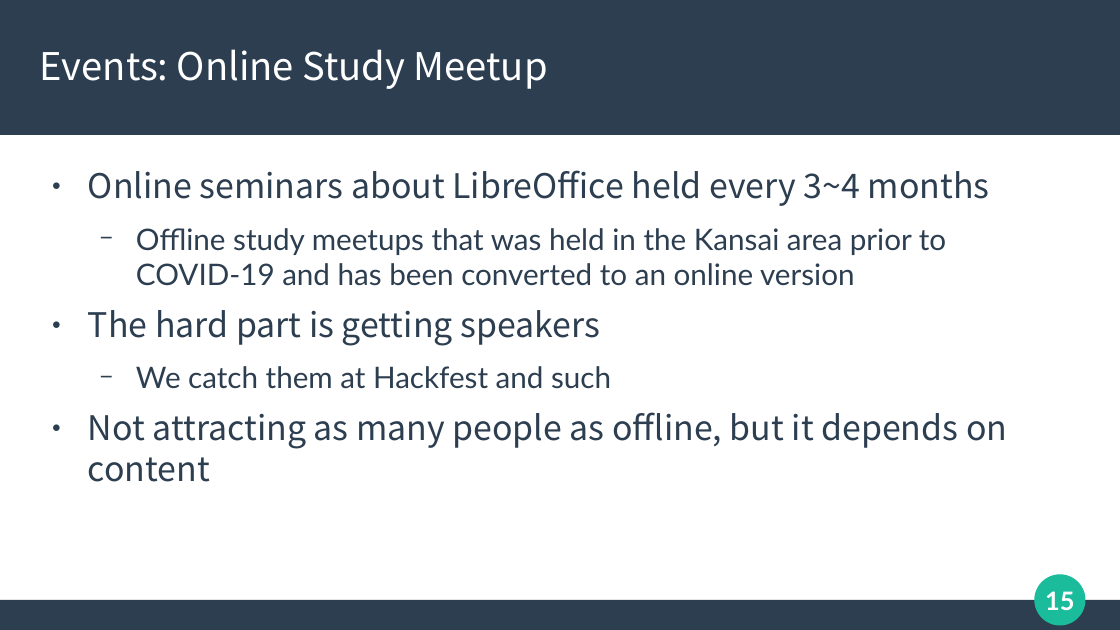
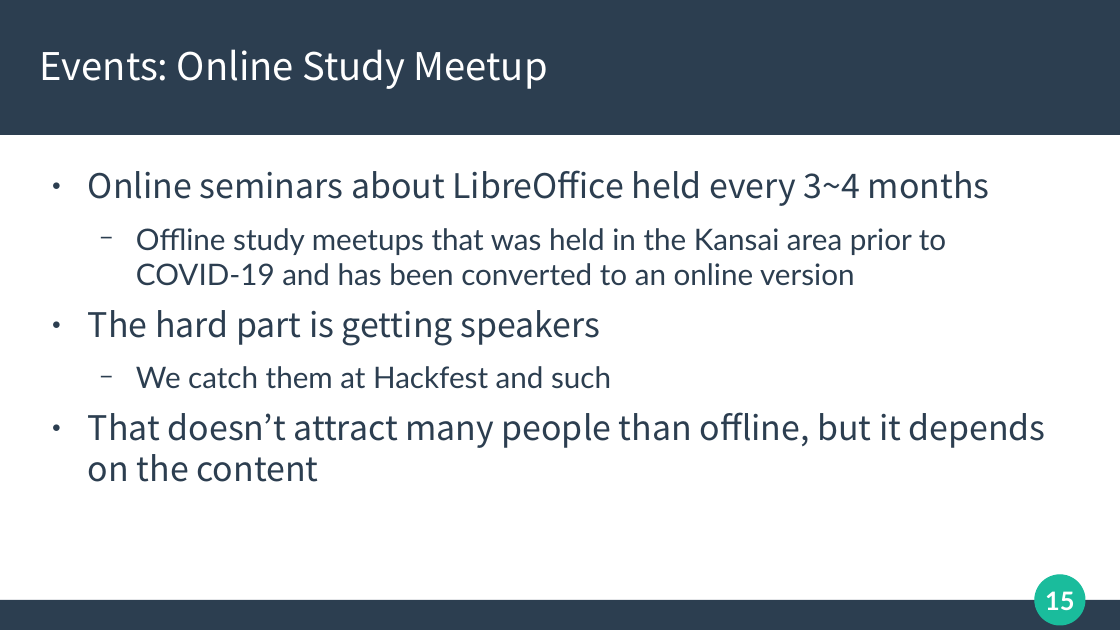
Before and after one commit to naruoga/presentations, a slide deck: slide 15 of 20231008-LOUCA2023-LibO-Japanese-Activities.odp. Drawn at 1120x630 pixels with LibreOffice and Linux fonts; fonts in the diff are those of the drawing. Boxes give left, top, right and bottom in pixels: in the first picture for what was removed or moved away, otherwise in the second. Text is boxed around its words. In the diff, an @@ line names an element or a change of style, - is before the commit and + after.

```diff
--- a/20231008-LOUCA2023-LibO-Japanese-Activities.odp
+++ b/20231008-LOUCA2023-LibO-Japanese-Activities.odp
@@ text at <box>88,412,1046,482</box>: text changed @@
-● Not attracting as many people as offline, but it depends on content
+● That doesn’t attract many people than offline, but it depends on the content
```
Also in this commit, not shown: 10 other slides changed.
